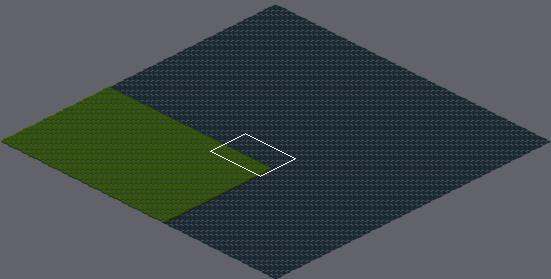
Two states of a Tiled map, snRTS-planning/DESIGNS/map/tiled/mapDraft01.tmx. The picture above shows the old version from afar; the outline marks the close-up.
Close-up. Before the edit:
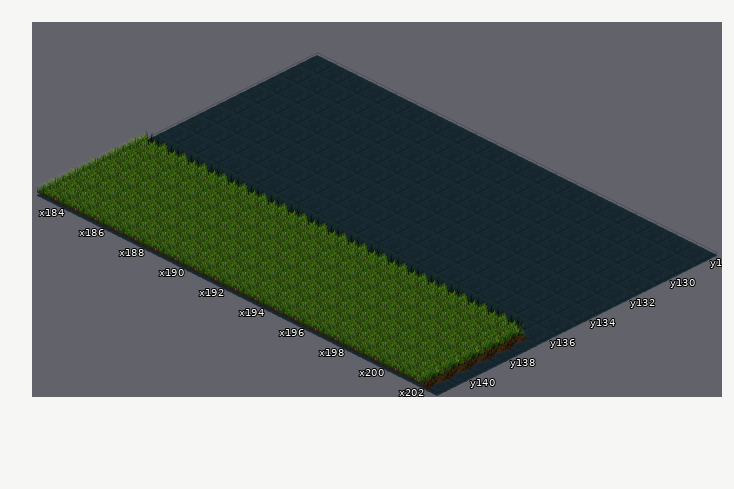
Cells are 64x32 px. Isometric: x runs down to the right, y down to the left. Shown: x 183..202, y 128..141. The commit also changed other parts of the map, which this record leaves out.
The same view after the edit:
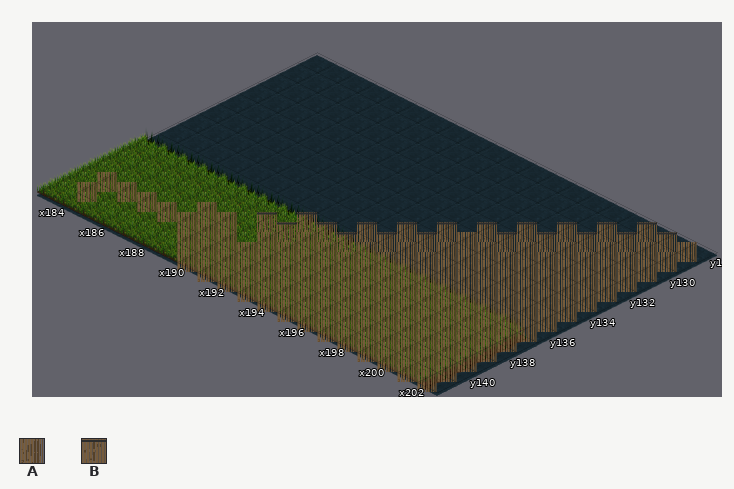
Key: from "BRIDGE": A 1, B 2.
_ is an empty cell.
Tiles of an added or newly shown layer are drawn over the layers below it.
Author's note on the commit: Bridge Texture + Map with Bridges!
Changes in this commit:
Layer "BRIDGE" (added):
y 128: x 200..202 ___ -> BBA
y 129: x 199..202 ____ -> BBAA
y 130: x 198..202 _____ -> BBAAA
y 131: x 197..202 ______ -> BBAAAA
y 132: x 196..202 _______ -> BBAAAAA
y 133: x 195..202 ________ -> BAAAAAAA
y 134: x 194..202 _________ -> BBAAAAAAA
y 135: x 193..202 __________ -> BBAAAAAAAA
y 136: x 191..202 ____________ -> BBBAAAAAAAAA
y 137: x 190..202 _____________ -> BBAAAAAAAAAAA
y 138: x 188..189 __ -> AA; x 191..202 ____________ -> AAAAAAAAAAAA
y 139: x 184..202 ___________________ -> AAAAAAAAAAAAAAAAAAA
y 140: x 184 _ -> A; x 189..202 ______________ -> AAAAAAAAAAAAAA
y 141: x 190..202 _____________ -> AAAAAAAAAAAAA
Pixel boxes of the changes (left, top, right, bottom) in both close-ups:
added: (77, 172, 697, 392)
